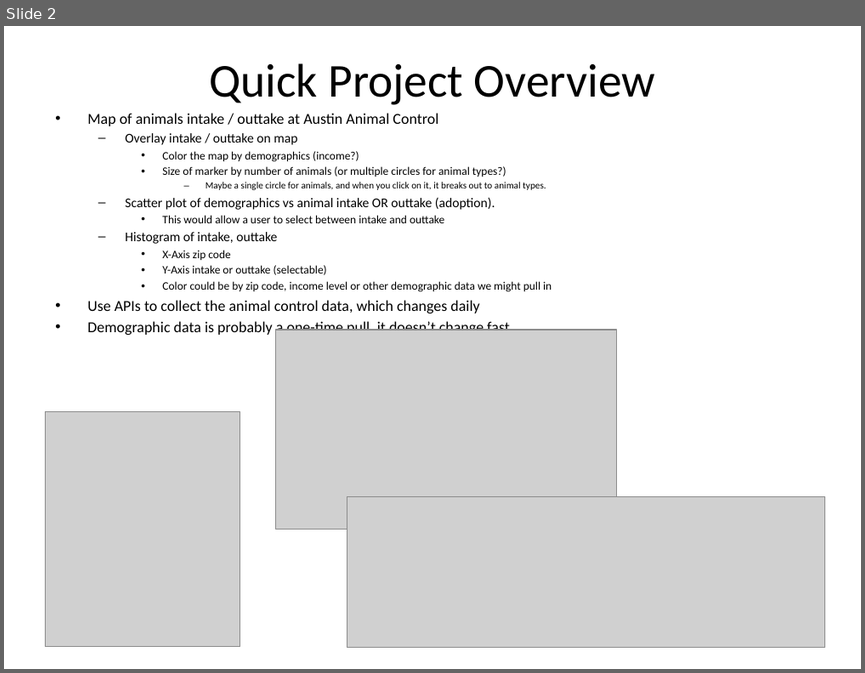
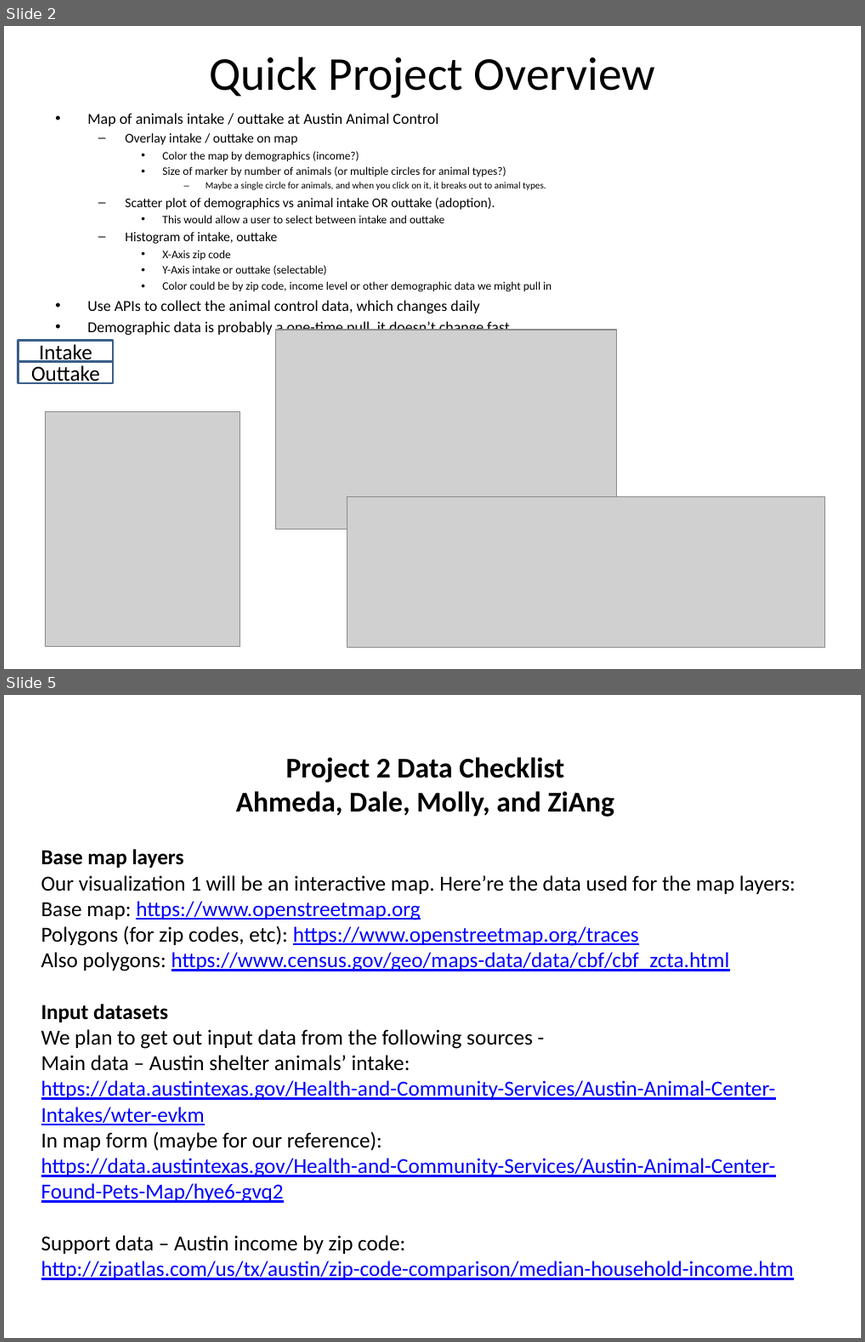
Before and after one commit to ziangzhang10/austin-animal-shelters, a slide deck: Boot Camp Project 2 Proposal.pptx. Shown one above the other, each under a label of ours: slide 2 before the commit, slides 2 and 5 after it; the slides between them are not shown. The pictures are 865x673 and 865x1342 pixels, drawn with LibreOffice and Linux fonts; fonts in the diff are those of the drawing; grey boxes stand for pictures. Boxes give left, top, right and bottom in pixels: in the first picture for what was removed or moved away, otherwise in the second. Text is boxed around its words. In the diff, an @@ line names an element or a change of style, - is before the commit and + after.

```diff
--- a/Boot Camp Project 2 Proposal.pptx
+++ b/Boot Camp Project 2 Proposal.pptx
@@ slide 5 added at [4,695,861,1338], background #FFFFFF @@
@@ text added at [41,757,795,1280], 18 pt, text #0000FF, underline @@
+Project 2 Data Checklist
+Ahmeda, Dale, Molly, and ZiAng
+Base map layers
+Our visualization 1 will be an interactive map. Here’re the data used for the map layers:
+Base map: https://www.openstreetmap.org
+Polygons (for zip codes, etc): https://www.openstreetmap.org/traces
+Also polygons: https://www.census.gov/geo/maps-data/data/cbf/cbf_zcta.html
+Input datasets
+We plan to get out input data from the following sources -
+Main data – Austin shelter animals’ intake:
+https://data.austintexas.gov/Health-and-Community-Services/Austin-Animal-Center-Intakes/wter-evkm
+In map form (maybe for our reference):
+https://data.austintexas.gov/Health-and-Community-Services/Austin-Animal-Center-Found-Pets-Map/hye6-gvq2
+Support data – Austin income by zip code:
+http://zipatlas.com/us/tx/austin/zip-code-comparison/median-household-income.htm
@@ slide 2 changed as well @@
@@ title "Quick Project Overview": place and size @@
-title "Quick Project Overview" at [209,63,655,105]
+title "Quick Project Overview" at [209,57,655,98]
@@ rectangle added at [18,340,113,362], outline #3A5F8C 2 pt, 18 pt, text #000000 @@
+Intake
@@ rectangle added at [18,362,113,383], outline #3A5F8C 2 pt, 18 pt, text #000000 @@
+Outtake
```
Also in this commit, not shown: 1 other slide changed, 2 other slides added, 1 other file.
